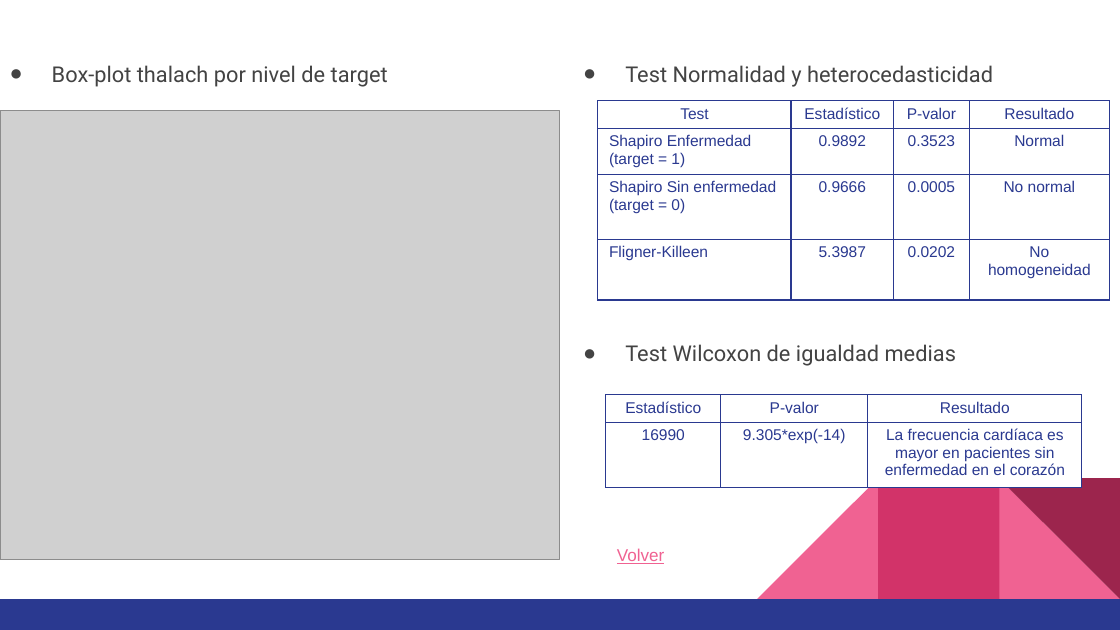
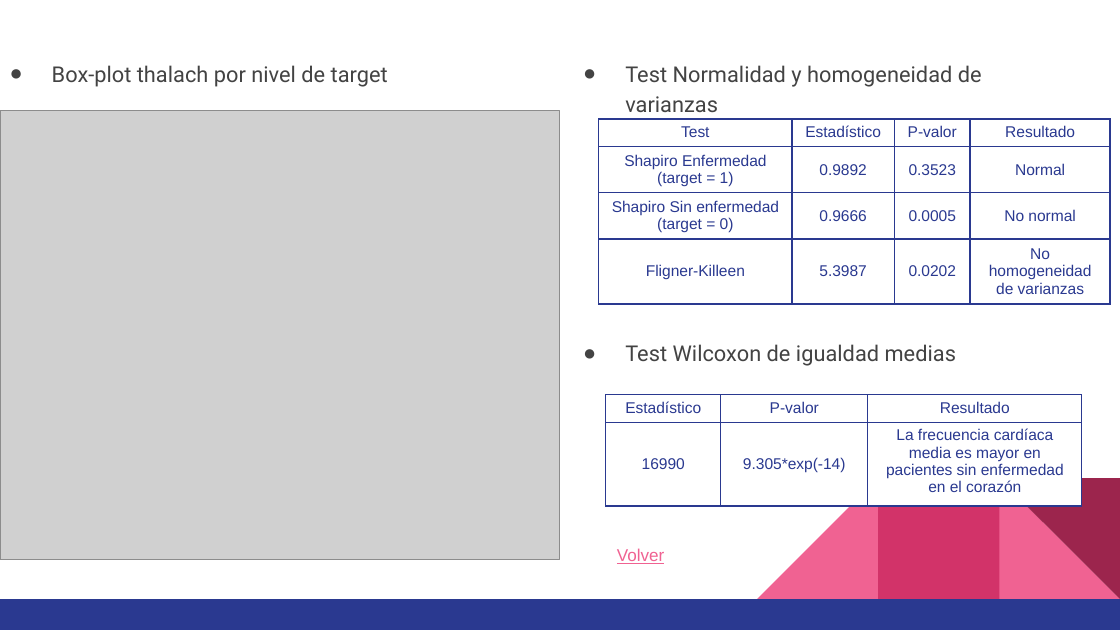
Before and after one commit to rafaeloga/pra2_tipologia, a slide deck: slide 12 of DC_presentacion.pptx. Drawn at 1120x630 pixels with LibreOffice and Linux fonts; fonts in the diff are those of the drawing; grey boxes stand for pictures. Boxes give left, top, right and bottom in pixels: in the first picture for what was removed or moved away, otherwise in the second. Text is boxed around its words. In the diff, an @@ line names an element or a change of style, - is before the commit and + after.

```diff
--- a/DC_presentacion.pptx
+++ b/DC_presentacion.pptx
@@ text at (625,65,982,112): text changed @@
-● Test Normalidad y heterocedasticidad
+● Test Normalidad y homogeneidad de varianzas
@@ table at (599,119,1111,304) @@
-row 4, column 4: No homogeneidad
+row 4, column 4: No homogeneidad de varianzas
@@ alignment left to centre @@
@@ table: place and size @@
-table at (598,101,1110,300)
+table at (599,119,1111,304)
@@ table at (606,394,1082,505) @@
-row 2, column 3: La frecuencia cardíaca es mayor en pacientes sin enfermedad en el corazón
+row 2, column 3: La frecuencia cardíaca media es mayor en pacientes sin enfermedad en el corazón
@@ fill none to #FFFFFF in row 2, column 2 @@
```
Also in this commit, not shown: 4 other slides changed, 1 other file.
